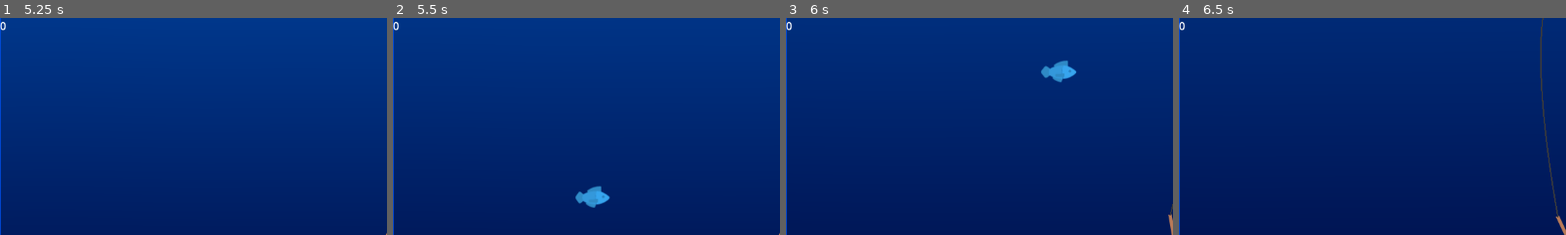
Above: before the commit, frames 1-4 (left to right).
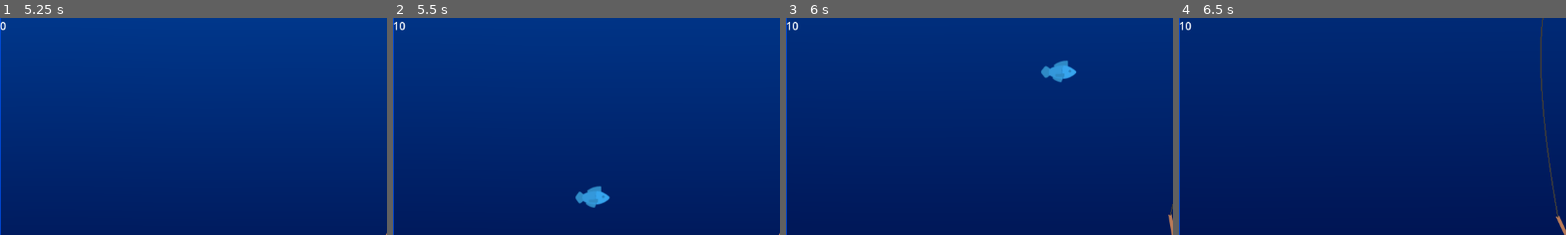
Above: after the commit, the same moments.

Repository: Duckslayer/Fishy
Game: Godot game, scene res://game.tscn
The game is run twice, just before and just after one commit, with the same random seed, the same clock (stepped at 60 frames per second) and the same inputs.
Inputs:
- Up to frame 1 (5.25 s): hold D (Right) 0.53-1.28 s; tap Space (Launch) every 0.75 s from 0.6 to 5.1 s; hold A (Left) 1.28-2.03 s; hold D (Right) 2.03-3.53 s; hold A (Left) from 3.53 s (still down)
- Up to frame 2 (5.5 s): keep holding A (Left)
- Up to frame 3 (6 s): release A (Left) at 5.78 s; hold D (Right) from 5.78 s (still down); tap Space (Launch) at 5.85 s
- Up to frame 4 (6.5 s): keep holding D (Right)
The pictures show only the part of the screen within x 0-50%, y 0-50%; the shares and areas given below are measured in that part.

Frame 1 is identical in both runs. In frame 2, less than 0.1% of the frame differs, in the area x 0-4%, y 1-6%; in frame 3, less than 0.1%; in frame 4, less than 0.1%.

Commit message:
Added global events

Diff:
--- /dev/null
+++ b/GameEvents.gd
@@ -0,0 +1,3 @@
+extends Node
+
+signal fish_kill(value : int)
--- a/fish/base_fish.gd
+++ b/fish/base_fish.gd
@@ -2,6 +2,4 @@
 
 class_name BaseFish
 
-signal fish_kill(value : int)
-
 @export var speed : int = 100
--- a/fish/basic_fish.gd
+++ b/fish/basic_fish.gd
@@ -9,7 +9,6 @@
 
 func _on_death_timer_timeout() -> void:
 	queue_free()
-
 
 func _on_body_entered(body: Node2D) -> void:
 	die()
@@ -31,4 +30,4 @@
 	tween.finished.connect(func():
 		queue_free()
 	)
-	fish_kill.emit(points)
+	GameEvents.fish_kill.emit(points)
--- a/game.gd
+++ b/game.gd
@@ -3,6 +3,9 @@
 
 var score = 0
 
-func _on_basic_fish_fish_kill(value: int) -> void:
+func _ready() -> void:
+	GameEvents.fish_kill.connect(_on_fish_kill)
+
+func _on_fish_kill(value: int) -> void:
 	score += value
 	%HUD.update_score(score)
--- a/project.godot
+++ b/project.godot
@@ -22,6 +22,7 @@
 [autoload]
 
 GDAIMCPRuntime="*uid://dcne7ryelpxmn"
+GameEvents="*uid://slgktbyo6mx8"
 
 [editor_plugins]
 
Not shown, added: GameEvents.gd.uid
